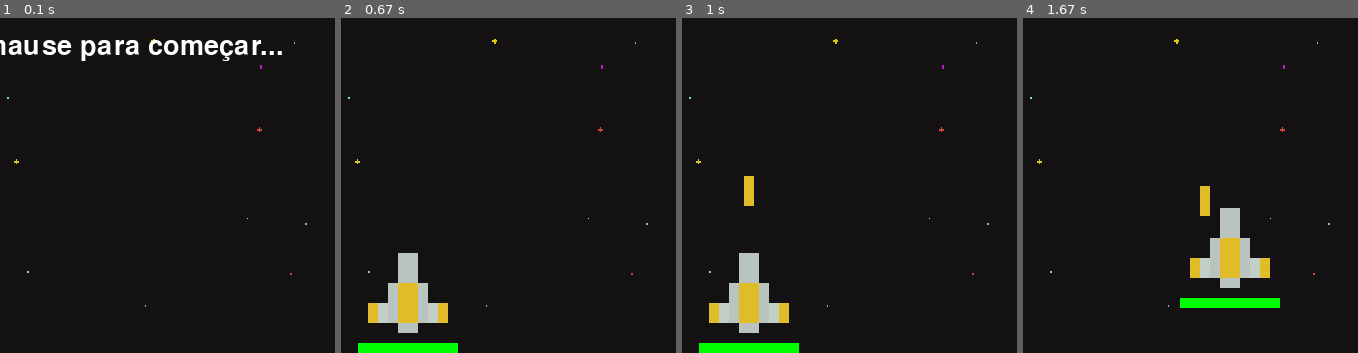
Above: before the commit, frames 1-4 (left to right).
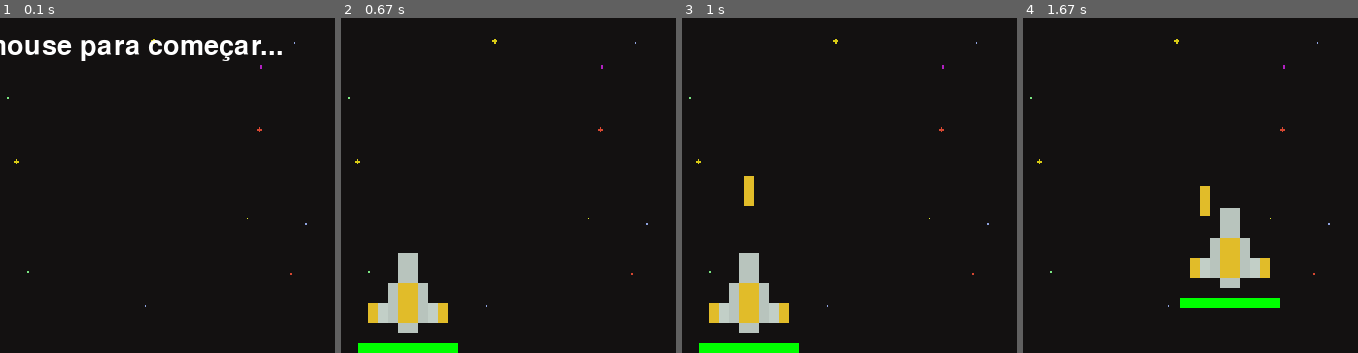
Above: after the commit, the same moments.

Repository: JulianeKa/Pygame
Game: pygame game, started from Space Invaders/main.py
Same seed, same stepped clock (60 frames per second), same inputs: the game is played once before the commit and once after it.
Inputs:
- Up to frame 1 (0.1 s): no input
- Up to frame 2 (0.67 s): click "Level: 1" at 0.38 s
- Up to frame 3 (1 s): tap Space at 0.67 s
- Up to frame 4 (1.67 s): hold D 1-1.47 s; tap Space at 1.07, 1.37, 1.57 s; hold W from 1.5 s (still down)
The pictures show only the part of the screen within x 42-92%, y 50-100%; the shares and areas given below are measured in that part.

The runs differ from the first frame. In frame 1, 0.2% of the frame differs, in the area x 2-12%, y 6-12%; in frame 2, nothing differs; in frame 3, nothing differs; in frame 4, nothing differs.

Commit message:
Update main.py

Diff:
--- a/Space Invaders/main.py
+++ b/Space Invaders/main.py
@@ -249,7 +249,7 @@
     run = True
     while run:
         WIN.blit(BG, (0,0))
-        title_label = title_font.render("Pressione o mause para começar...", 1, (255,255,255))
+        title_label = title_font.render("Pressione o mouse para começar...", 1, (255,255,255))
         WIN.blit(title_label, (WIDTH/2 - title_label.get_width()/2, 350))
         pygame.display.update()
         for event in pygame.event.get():
